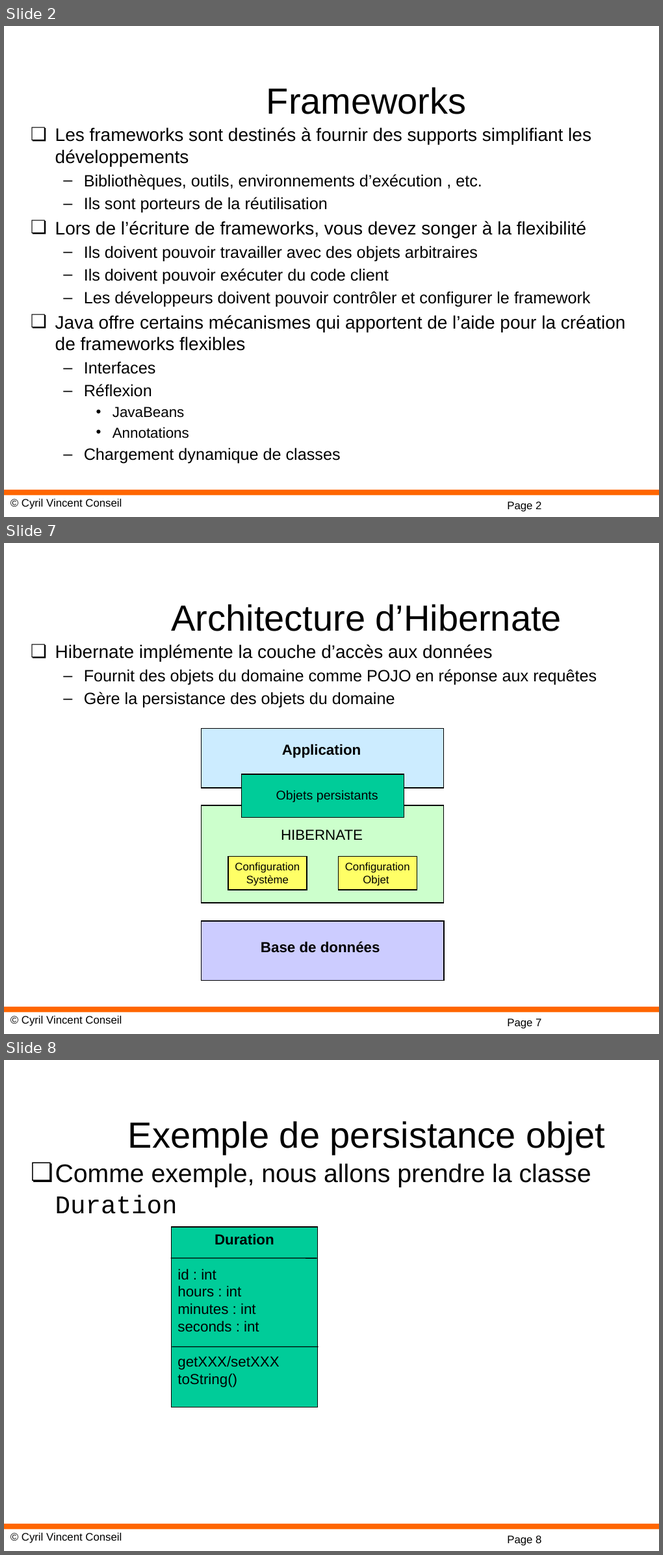
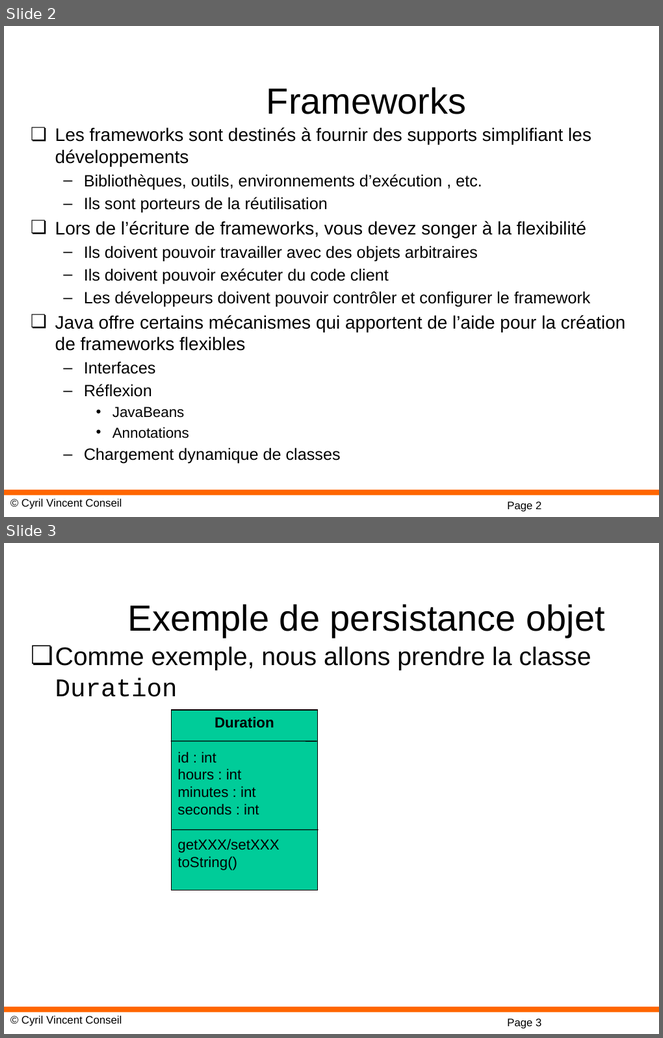
Before and after one commit to cyrilvincent/spring, a slide deck: ppt/Spring-06-SpringJPAH2.pptx. Shown one above the other, each under a label of ours: slides 2, 7 and 8 before the commit, slides 2 and 3 after it; the slides between them are not shown. The pictures are 663x1555 and 663x1038 pixels, drawn with LibreOffice and Linux fonts; fonts in the diff are those of the drawing; background and template pictures are left out. Boxes give left, top, right and bottom in pixels: in the first picture for what was removed or moved away, otherwise in the second. Text is boxed around its words. In the diff, an @@ line names an element or a change of style, - is before the commit and + after.

```diff
--- a/ppt/Spring-06-SpringJPAH2.pptx
+++ b/ppt/Spring-06-SpringJPAH2.pptx
@@ slide 7 removed at [4,543,659,1034], background #FFFFFF; not listed: 3 template elements that a slide beside it also shows @@
@@ title removed at [172,604,562,631] @@
-Architecture d’Hibernate
@@ text removed at [55,644,597,708] @@
-❏ Hibernate implémente la couche d’accès aux données
-  – Fournit des objets du domaine comme POJO en réponse aux requêtes
-  – Gère la persistance des objets du domaine
@@ rectangle removed at [201,728,443,788] @@
@@ text removed at [282,744,361,758] @@
-Application
@@ rectangle removed at [241,774,404,817] @@
@@ text removed at [276,790,378,802] @@
-Objets persistants
@@ rectangle removed at [201,806,443,903] @@
@@ text removed at [281,830,363,840] @@
-HIBERNATE
@@ rectangle removed at [228,856,307,889] @@
-Configuration
-Système
@@ rectangle removed at [338,856,417,889] @@
-Configuration
-Objet
@@ rectangle removed at [201,921,443,980] @@
@@ text removed at [261,941,380,953] @@
-Base de données
@@ what was slide 8 is now slide 3 @@
@@ page number at [507,1019,542,1029]: text changed @@
-Page 8
+Page 3
```
Also in this commit, not shown: 2 slides changed, 4 other slides removed, 32 other files.
